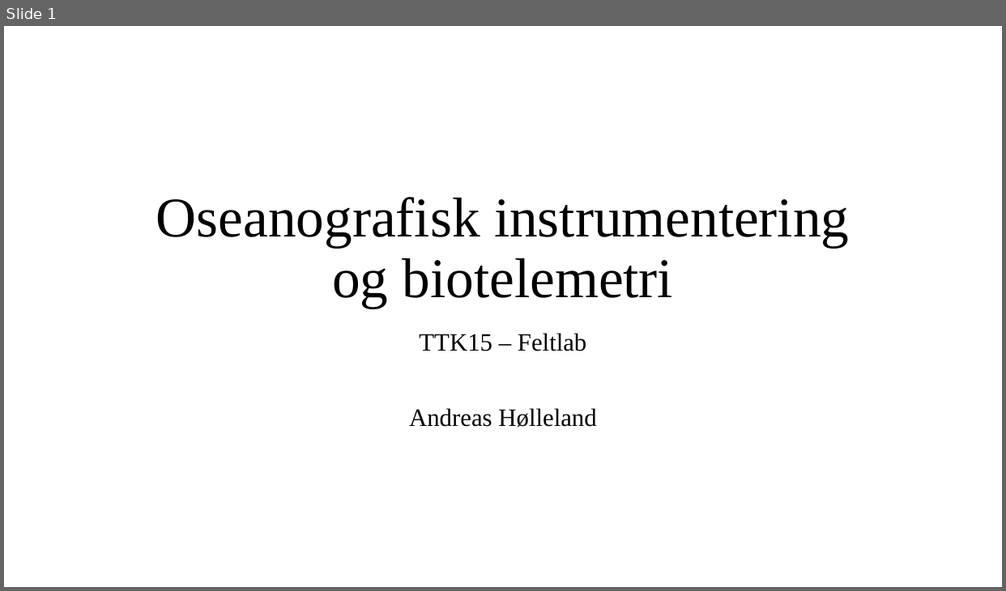
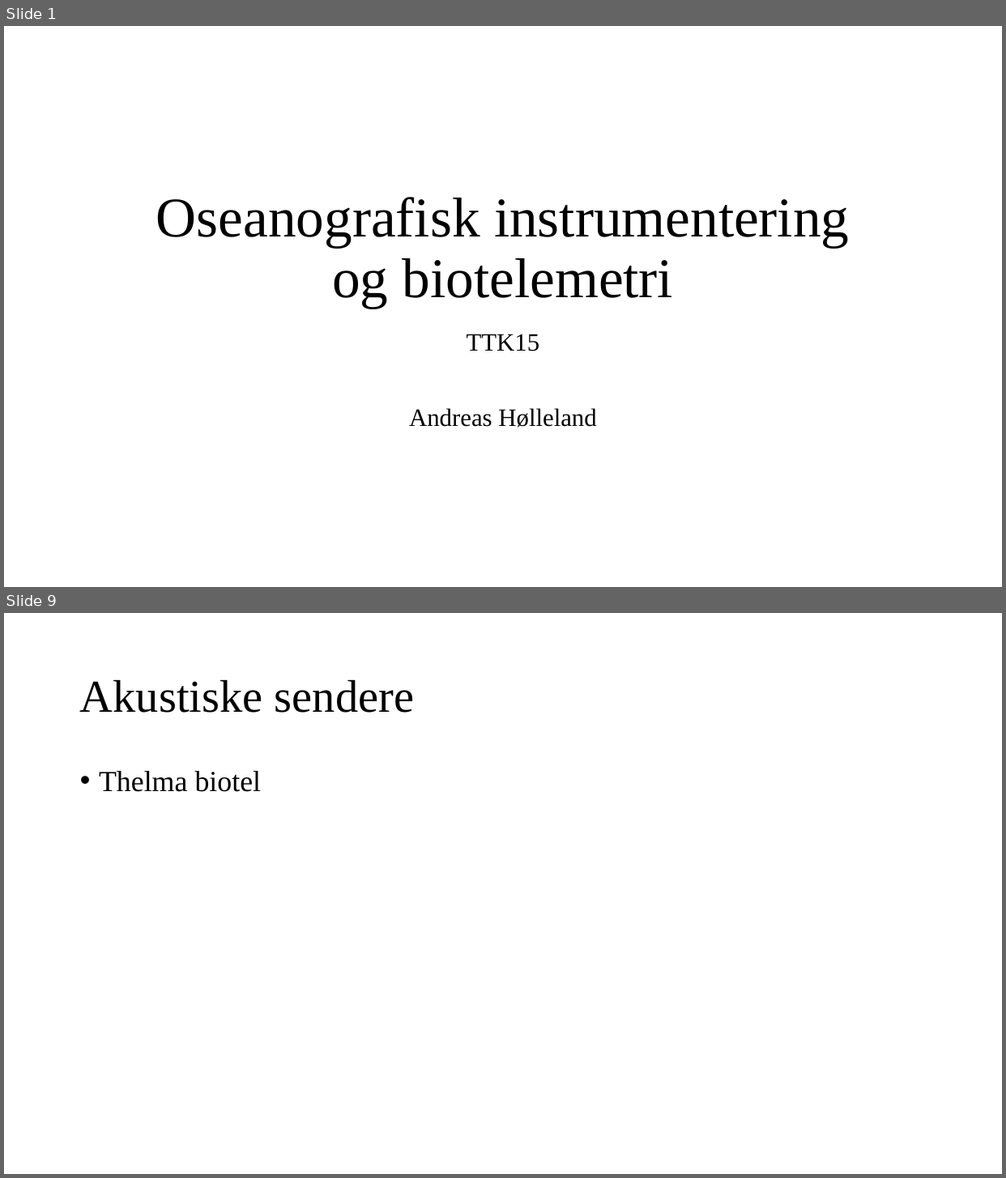
Before and after one commit to anh60/CTD_Hydrophone_project, a slide deck: Presentation.pptx. Shown one above the other, each under a label of ours: slide 1 before the commit, slides 1 and 9 after it; the slides between them are not shown. The pictures are 1006x591 and 1006x1178 pixels, drawn with LibreOffice and Linux fonts; fonts in the diff are those of the drawing. Boxes give left, top, right and bottom in pixels: in the first picture for what was removed or moved away, otherwise in the second. Text is boxed around its words. In the diff, an @@ line names an element or a change of style, - is before the commit and + after.

```diff
--- a/Presentation.pptx
+++ b/Presentation.pptx
@@ slide 9 added at [4, 613, 1002, 1174], background #FFFFFF @@
@@ title added at [80, 679, 414, 713], 44 pt, text #000000 @@
+Akustiske sendere
@@ text added at [99, 771, 262, 792], 28 pt, text #000000 @@
+• Thelma biotel
@@ slide 1 changed as well @@
@@ subtitle at [467, 334, 540, 352]: text changed @@
-TTK15 – Feltlab
+TTK15
```
Also in this commit, not shown: 7 other slides added, 7 other files.
